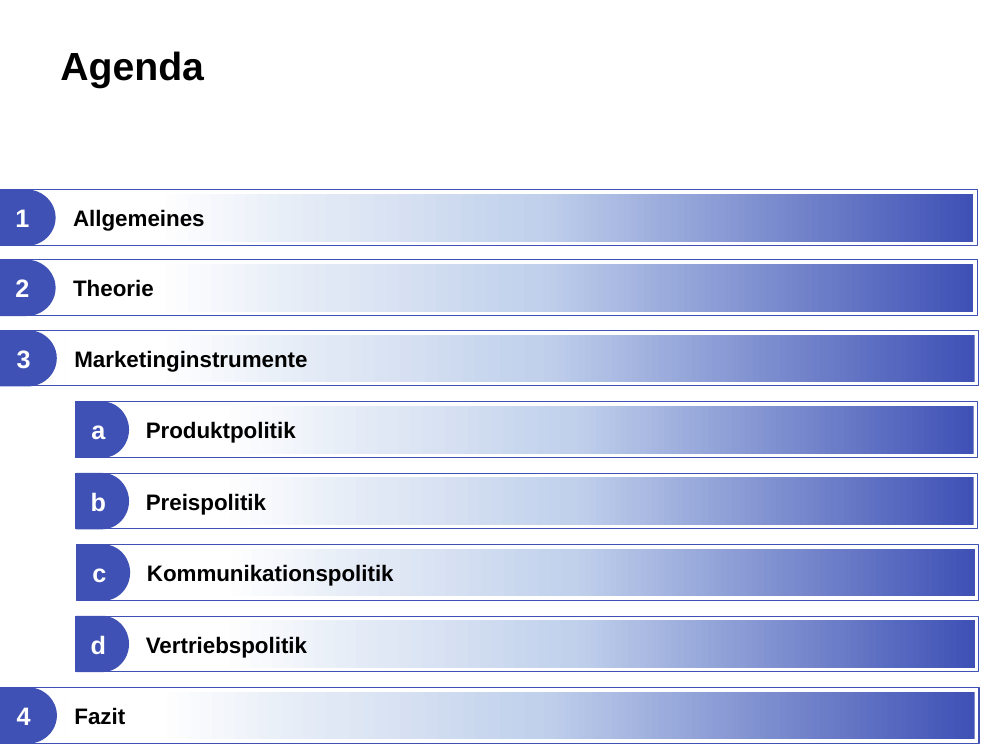
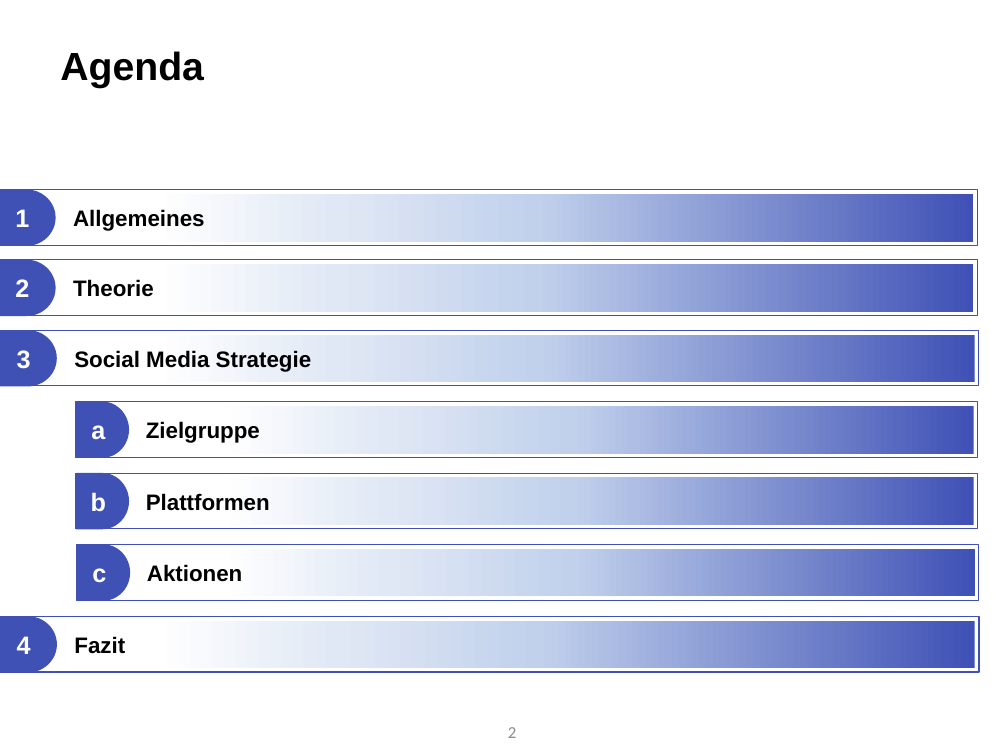
Before and after one commit to Roba1993/Happy-Hour, a slide deck: slide 2 of documents/marketing/Social Media Marketingkonzept/Marketingstrategie - Social Media (5.7).pptx. Drawn at 1008x756 pixels with LibreOffice and Linux fonts; fonts in the diff are those of the drawing. Boxes give left, top, right and bottom in pixels: in the first picture for what was removed or moved away, otherwise in the second. Text is boxed around its words. In the diff, an @@ line names an element or a change of style, - is before the commit and + after.

Commit message:
Update Social Media Strategie

```diff
--- a/documents/marketing/Social Media Marketingkonzept/Marketingstrategie - Social Media (5.7).pptx
+++ b/documents/marketing/Social Media Marketingkonzept/Marketingstrategie - Social Media (5.7).pptx
@@ text in rectangle at (74, 350, 312, 372): text changed @@
-Marketinginstrumente
+Social Media Strategie
@@ text in rectangle at (146, 421, 260, 443): text changed @@
-Produktpolitik
+Zielgruppe
@@ text in rectangle at (146, 493, 270, 511): text changed @@
-Preispolitik
+Plattformen
@@ text in rectangle at (147, 564, 242, 582): text changed @@
-Kommunikationspolitik
+Aktionen
@@ 2 rectangles, 1 flow chart delay: place and size @@
-2 rectangles, 1 flow chart delay at (0, 687, 979, 743)
+2 rectangles, 1 flow chart delay at (0, 617, 979, 672)
@@ rectangle removed at (76, 616, 979, 671) @@
@@ flow chart delay removed at (77, 617, 128, 670) @@
-d
@@ rectangle removed at (136, 620, 975, 667) @@
-Vertriebspolitik
```
Also in this commit, not shown: 6 other slides changed, 7 slides added, 13 slides removed.
